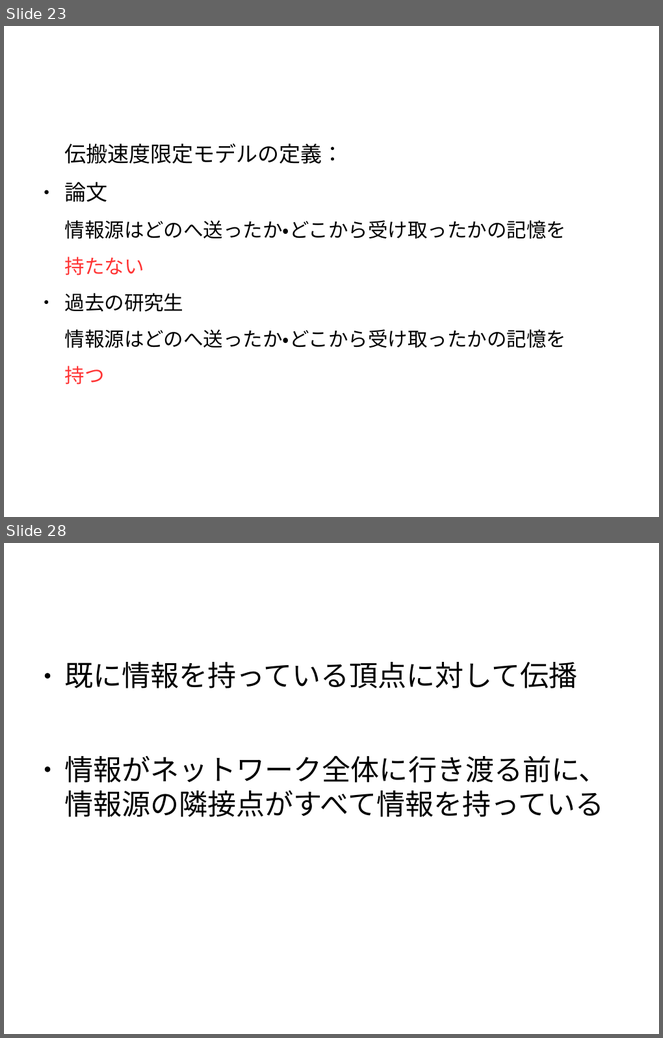
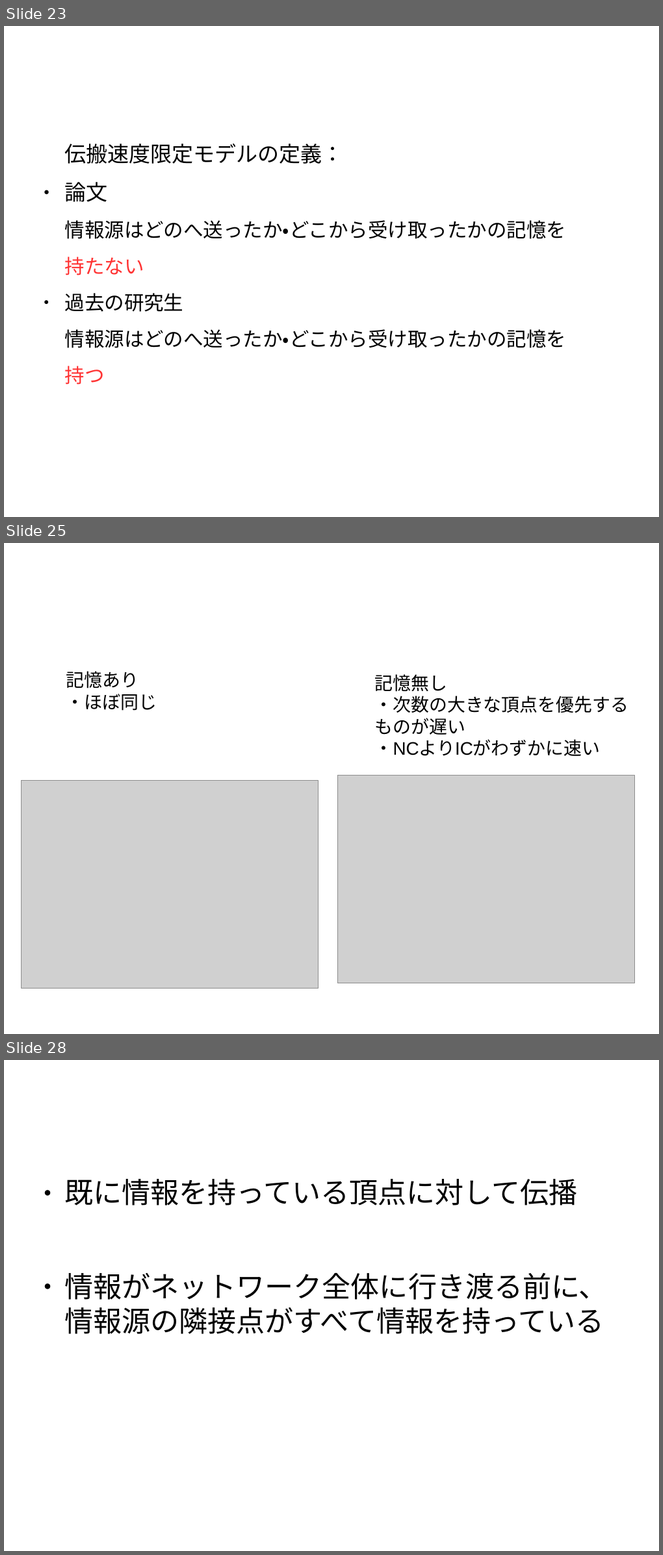
Before and after one commit to awesomest/NetWork_g-2015, a slide deck: 中間発表.odp. Shown one above the other, each under a label of ours: slides 23 and 28 before the commit, slides 23, 25 and 28 after it; the slides between them are not shown. The pictures are 663x1038 and 663x1555 pixels, drawn with LibreOffice and Linux fonts; fonts in the diff are those of the drawing; grey boxes stand for pictures; background and template pictures are left out. Boxes give left, top, right and bottom in pixels: in the first picture for what was removed or moved away, otherwise in the second. Text is boxed around its words. In the diff, an @@ line names an element or a change of style, - is before the commit and + after.

```diff
--- a/中間発表.odp
+++ b/中間発表.odp
@@ slide 25 added at (x1=4, y1=543, x2=659, y2=1034), background #FFFFFF @@
@@ title added at (x1=36, y1=563, x2=499, y2=644), 47.6 pt, text #FFFFFF @@
+結果(BAモデル)
@@ text added at (x1=66, y1=671, x2=157, y2=711), 22 pt, text #000000 @@
+記憶あり
+・ほぼ同じ
@@ text added at (x1=375, y1=674, x2=629, y2=756), 22 pt, text #000000 @@
+記憶無し
+・次数の大きな頂点を優先するものが遅い
+・NCよりICがわずかに速い
@@ picture added at (x1=337, y1=776, x2=634, y2=984) @@
@@ picture added at (x1=22, y1=780, x2=319, y2=988) @@
```
Also in this commit, not shown: 6 slides changed, 3 other slides added, 1 slide removed.
